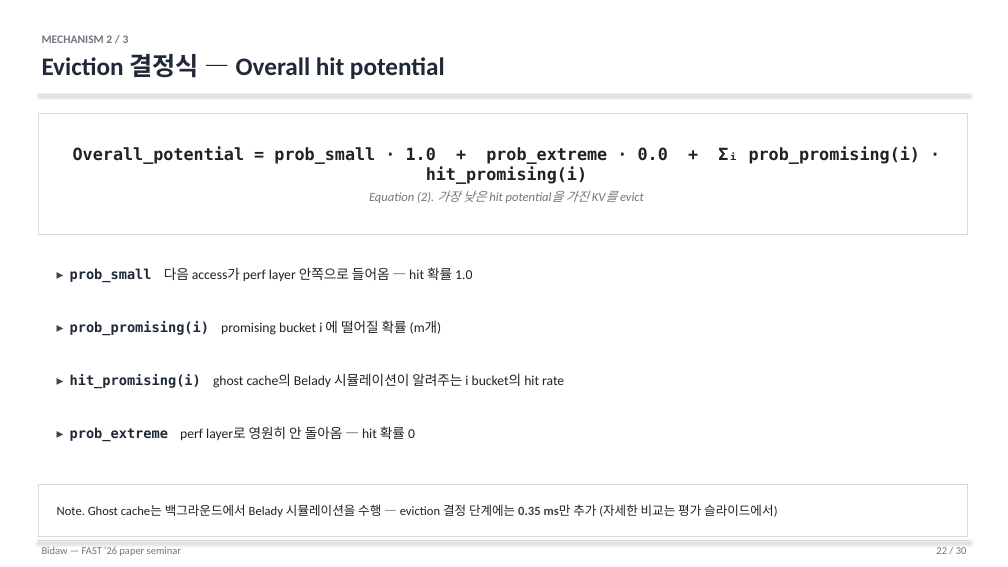
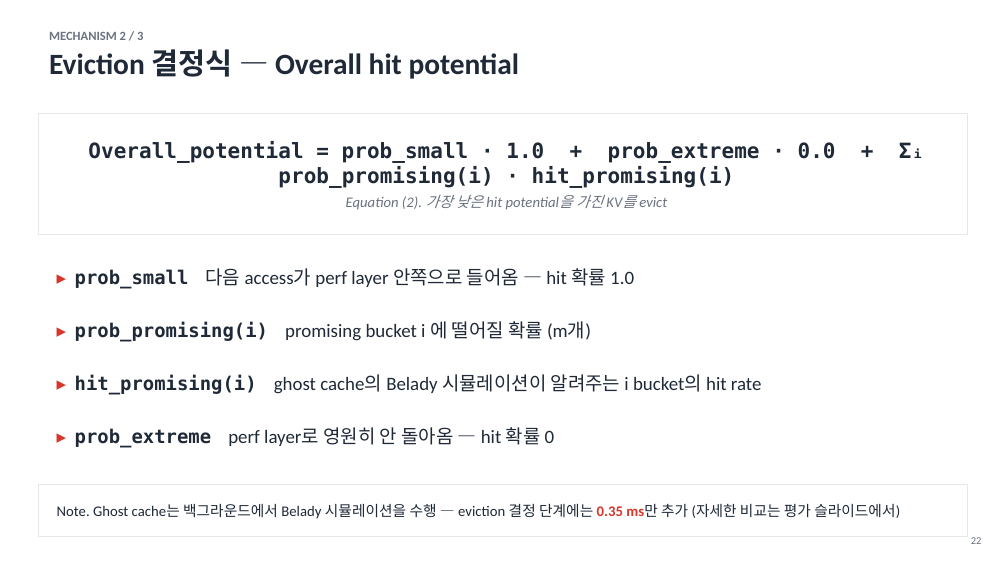
Before and after one commit to Daejun/bidaw, a slide deck: slide 22 of Bidaw_seminar.pptx. Drawn at 1008x567 pixels with LibreOffice and Linux fonts; fonts in the diff are those of the drawing. Boxes give left, top, right and bottom in pixels: in the first picture for what was removed or moved away, otherwise in the second. Text is boxed around its words. In the diff, an @@ line names an element or a change of style, - is before the commit and + after.

Commit message:
Redesign deck in vLLM Kwon (SOSP'23) academic style
Reference: Woosuk Kwon's PagedAttention talk slides + UC Davis vLLM
lecture. Key shifts:

- Body 13pt → 18pt, title 24pt → 28pt, kicker upper-cased small grey
- Title slide: yellow + blue vertical accent bars on the left, 38pt
  bold title, single-line author row
- Header band: no rule, no colour bar — kicker + big title with
  generous whitespace
- Footer reduced to a small page number on the bottom-right
- Single emphasis colour (red #D9352A) on key terms / numbers
- Pastel callout palette (yellow / blue / green / peach) defined for
  future figure annotations
- Trimmed slide-3 bullets ~50% to match lower text density

30-slide structure and embedded figures unchanged.

```diff
--- a/Bidaw_seminar.pptx
+++ b/Bidaw_seminar.pptx
@@ text "MECHANISM 2 / 3": place and size @@
-text "MECHANISM 2 / 3" at (42, 35, 445, 79)
+text "MECHANISM 2 / 3" at (49, 32, 520, 79)
@@ text "MECHANISM 2 / 3" at (49, 32, 520, 79): size 11 to 12 pt, text colour #707680 to #6B7280 in "MECHANISM 2 / 3"; size 24 to 28 pt in "Eviction 결정식 — Overall hit potential"; less space between paragraphs @@
@@ rectangle at (38, 113, 968, 234): outline #D5D9E0 0.5 pt to #E5E7EB 0.5 pt @@
@@ line removed from (38, 95) to (970, 95) @@
@@ text "Overall_potential = prob_small · 1.0 ..." at (88, 141, 836, 210): size 16 to 20 pt, text colour #222222 to #1F2937 in "Overall_potential = prob_small · 1.0 + prob_extreme ..."; size 12 to 14 pt, text colour #707680 to #6B7280 in "Equation (2). 가장 낮은 hit potential을 가진 ..." @@
@@ text "▸ prob_small 다음 access가 perf ..." at (75, 268, 634, 289): size 13 to 18 pt; text colour #444444 to #D9352A in "▸"; text colour #222222 to #1F2937 in "다음 access가 perf layer 안쪽으로 들어옴 — ..." @@
@@ text "▸ prob_promising(i) promising bucket i ..." at (75, 321, 591, 342): size 13 to 18 pt; text colour #444444 to #D9352A in "▸"; text colour #222222 to #1F2937 in "promising bucket i 에 떨어질 확률 (m개)" @@
@@ text "▸ hit_promising(i) ghost cache의 Belady ..." at (75, 374, 762, 395): size 13 to 18 pt; text colour #444444 to #D9352A in "▸"; text colour #222222 to #1F2937 in "ghost cache의 Belady 시뮬레이션이 알려주는 i bucket의 ..." @@
@@ text "▸ prob_extreme perf layer로 영원히 ..." at (75, 427, 555, 448): size 13 to 18 pt; text colour #444444 to #D9352A in "▸"; text colour #222222 to #1F2937 in "perf layer로 영원히 안 돌아옴 — hit ..." @@
@@ rectangle at (38, 484, 968, 537): outline #D5D9E0 0.5 pt to #E5E7EB 0.5 pt @@
@@ text "Note. Ghost cache는 백그라운드에서 Belady ..." at (57, 504, 900, 519): size 12 to 14 pt, text colour #222222 to #1F2937; text colour #444444 to #D9352A in "0.35 ms만" @@
@@ text at (971, 537, 982, 544): text changed; text colour #707680 to #6B7280 @@
-22 / 30
+22
@@ line removed from (38, 541) to (970, 541) @@
@@ text removed at (42, 547, 181, 556) @@
-Bidaw — FAST '26 paper seminar
```
Also in this commit, not shown: 29 other slides changed, 2 other files.
